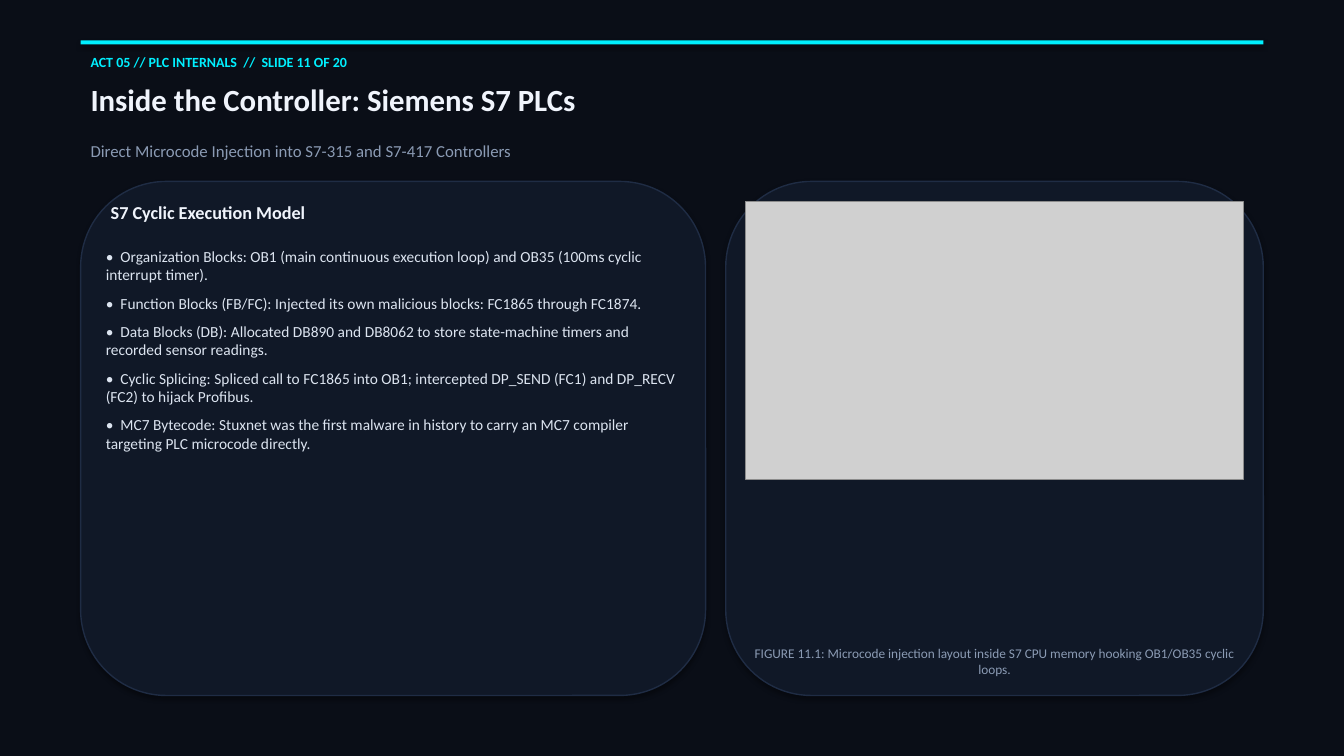
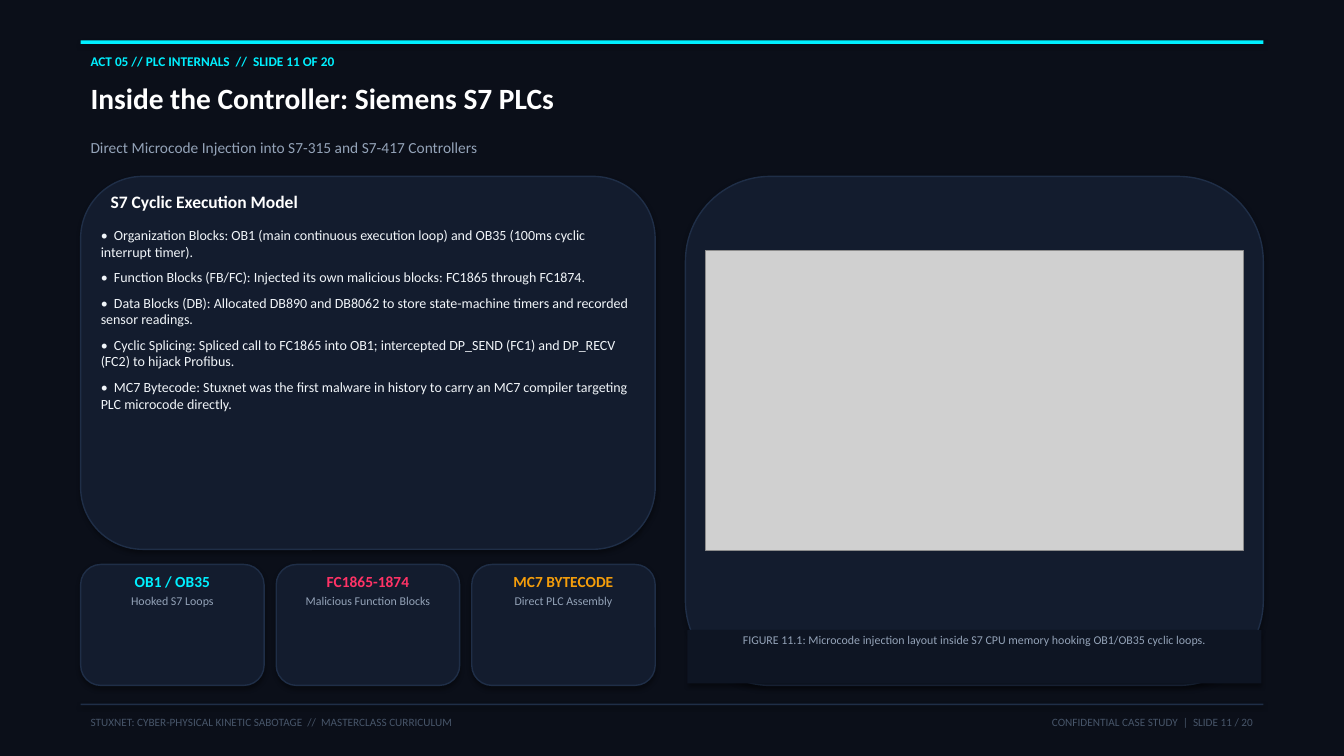
Before and after one commit to sivaoffl04/Cyber-Blog, a slide deck: slide 11 of Case Study/STUXNET/STUXNET_Masterclass_Seminar_20_Slides.pptx. Drawn at 1344x756 pixels with LibreOffice and Linux fonts; fonts in the diff are those of the drawing; grey boxes stand for pictures. Boxes give left, top, right and bottom in pixels: in the first picture for what was removed or moved away, otherwise in the second. Text is boxed around its words. In the diff, an @@ line names an element or a change of style, - is before the commit and + after.

Commit message:
feat(case-studies): add comprehensive vulnerability remediation and incident protection blueprints to all case studies and enhance Stuxnet masterclass PPTX

```diff
--- a/Case Study/STUXNET/STUXNET_Masterclass_Seminar_20_Slides.pptx
+++ b/Case Study/STUXNET/STUXNET_Masterclass_Seminar_20_Slides.pptx
@@ rectangle at [0,0,1344,756]: fill #0A0E17 to #0B0F19 @@
@@ text "ACT 05 // PLC INTERNALS ..." at [91,57,334,66]: size 10 to 9.5 pt @@
@@ text "Inside the Controller: Siemens S7 ..." at [91,88,554,110]: size 22 to 21 pt, text colour #F0F4FC to #FFFFFF @@
@@ text "Direct Microcode Injection into S7-315 ..." at [91,142,477,156]: size 12 to 11 pt, text colour #8B9BB4 to #94A3B8 @@
@@ rounded rectangle: place and size @@
-rounded rectangle at [81,181,706,696]
+rounded rectangle at [81,176,655,549]
@@ rounded rectangle at [81,176,655,549]: fill #101827 to #131C2E; outline #1F2C44 1 pt to #1F2E47 1 pt @@
@@ rounded rectangle at [686,176,1263,686]: fill #101827 to #131C2E; outline #1F2C44 1 pt to #1F2E47 1 pt @@
@@ rounded rectangle: place and size @@
-rounded rectangle at [726,181,1263,696]
+rounded rectangle at [686,176,1263,686]
@@ text "S7 Cyclic Execution Model": place and size @@
-text "S7 Cyclic Execution Model" at [111,206,305,222]
+text "S7 Cyclic Execution Model" at [111,195,298,211]
@@ text "S7 Cyclic Execution Model" at [111,195,298,211]: size 13 to 12.5 pt, text colour #F0F4FC to #FFFFFF @@
@@ text "• Organization Blocks: OB1 (main ...": place and size @@
-text "• Organization Blocks: OB1 (main ..." at [106,251,675,452]
+text "• Organization Blocks: OB1 (main ..." at [101,230,628,411]
@@ text "• Organization Blocks: OB1 (main ..." at [101,230,628,411]: size 11 to 10 pt, text colour #DCE4F0 to #F1F5F9; less space between paragraphs @@
@@ picture: place and size @@
-picture at [746,202,1243,479]
+picture at [706,251,1243,552]
@@ rounded rectangle added at [81,565,264,686], fill #131C2E, outline #1F2E47 1 pt @@
@@ rounded rectangle added at [276,565,460,686], fill #131C2E, outline #1F2E47 1 pt @@
@@ rounded rectangle added at [472,565,655,686], fill #131C2E, outline #1F2E47 1 pt @@
@@ text added at [131,577,213,607], 8.5 pt, text #94A3B8 @@
+OB1 / OB35
+Hooked S7 Loops
@@ text added at [306,576,431,605], 8.5 pt, text #94A3B8 @@
+FC1865-1874
+Malicious Function Blocks
@@ text added at [513,577,613,607], 8.5 pt, text #94A3B8 @@
+MC7 BYTECODE
+Direct PLC Assembly
@@ rectangle added at [688,630,1261,684], fill #0E1523 @@
@@ text "FIGURE 11.1: Microcode injection layout ...": place and size @@
-text "FIGURE 11.1: Microcode injection layout ..." at [755,649,1234,676]
+text "FIGURE 11.1: Microcode injection layout ..." at [743,636,1205,646]
@@ text "FIGURE 11.1: Microcode injection layout ..." at [743,636,1205,646]: size 9.5 to 8.5 pt, text colour #8B9BB4 to #94A3B8 @@
@@ rectangle added at [81,704,1263,705], fill #1F2E47 @@
@@ text added at [91,719,452,726], 8 pt, text #475569 @@
+STUXNET: CYBER-PHYSICAL KINETIC SABOTAGE // MASTERCLASS CURRICULUM
@@ text added at [1052,719,1252,726], 8 pt, text #475569 @@
+CONFIDENTIAL CASE STUDY | SLIDE 11 / 20
```
Also in this commit, not shown: 19 other slides changed, 5 other files.
